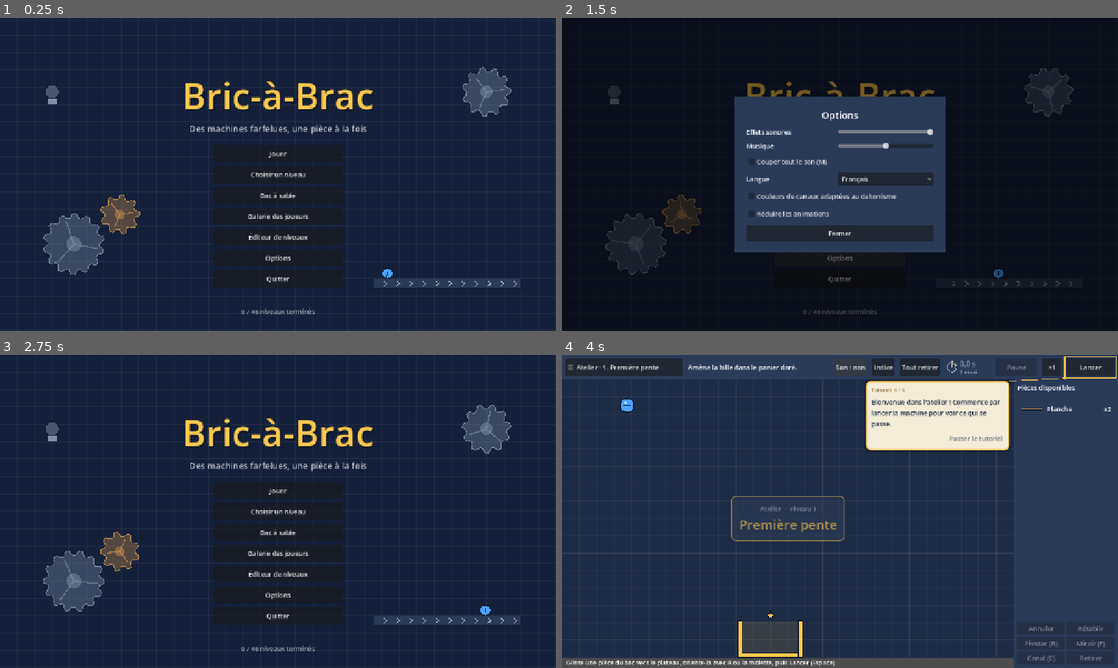
Above: before the commit, frames 1-4 (two rows, left to right).
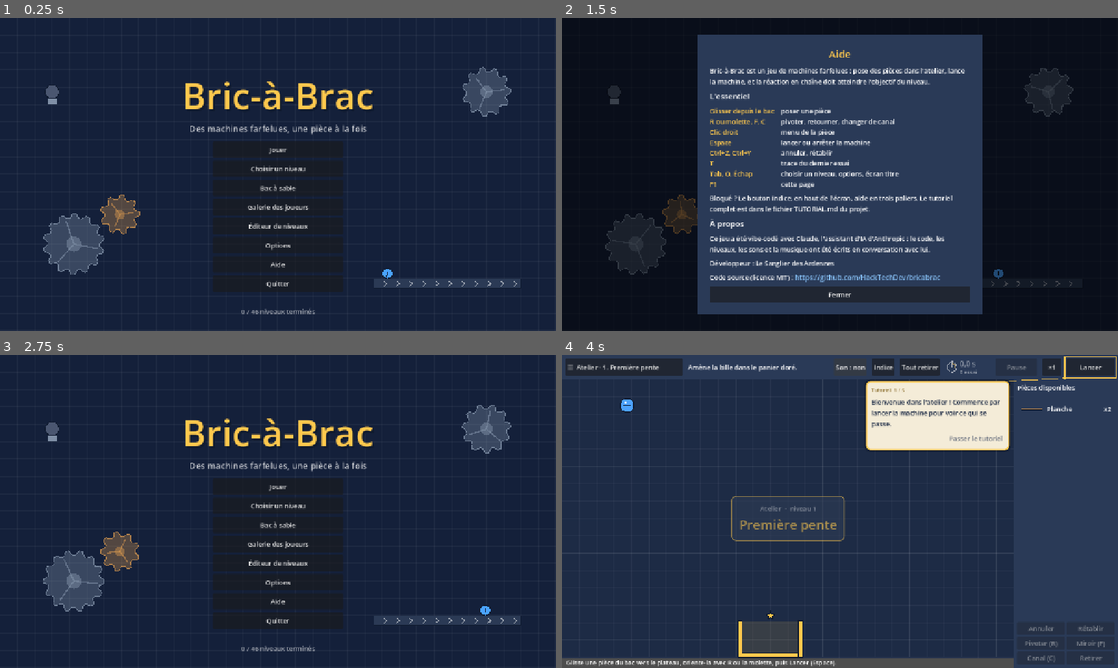
Above: after the commit, the same moments.

Repository: HackTechDev/bricabrac
Game: Godot game, scene res://scenes/main.tscn
Same seed, same stepped clock (60 frames per second), same inputs: the game is played once before the commit and once after it.
Inputs (mouse positions are in pixels of both pictures, inside the frame that each line leads up to):
- Up to frame 1 (0.25 s): no input
- Up to frame 2 (1.5 s): click "☰ Atelier · 1. Première pente" at 0.5 s; click (840, 265) at 1.25 s, where only the run after the commit has a clickable "Aide"
- Up to frame 3 (2.75 s): click "Fermer" at 2 s
- Up to frame 4 (4 s): click "Jouer" at 2.75 s; click "Son : oui" at 3.5 s

The runs differ from the first frame. In frame 1, 1.3% of the frame differs, in the area x 38-62%, y 39-88%; in frame 2, 30%, in the area x 24-76%, y 5-95%; in frame 3, 1.3%; in frame 4, nothing differs.

Commit message:
Page d'aide depuis l'écran titre
Nouveau bouton « Aide » (et F1 partout) : l'essentiel des commandes, puis un
« À propos » qui indique que le jeu a été vibe-codé avec Claude, nomme le
développeur et donne le lien GitHub du projet. Boutons de l'écran titre resserrés
pour faire place.

Co-Authored-By: Claude Opus 5.5 <noreply@anthropic.com>

Diff:
--- a/i18n/en.json
+++ b/i18n/en.json
@@ -631,5 +631,28 @@
  "Longueur : %d px (+ et − pour la changer).": "Length: %d px (+ and − to change it).",
  "Allonger (+)": "Lengthen (+)",
  "Raccourcir (−)": "Shorten (−)",
- "Le vent ou un ventilateur la souffle, sauf derrière un abri.": "The wind or a fan blows it out, unless it is sheltered."
+ "Le vent ou un ventilateur la souffle, sauf derrière un abri.": "The wind or a fan blows it out, unless it is sheltered.",
+ "Aide": "Help",
+ "Bric-à-Brac est un jeu de machines farfelues : pose des pièces dans l'atelier, lance la machine, et la réaction en chaîne doit atteindre l'objectif du niveau.": "Bric-à-Brac is a game of wacky machines: place parts in the workshop, run the machine, and the chain reaction must reach the level's goal.",
+ "L'essentiel": "The basics",
+ "Glisser depuis le bac": "Drag from the bin",
+ "poser une pièce": "place a part",
+ "R ou molette, F, C": "R or wheel, F, C",
+ "pivoter, retourner, changer de canal": "rotate, flip, change channel",
+ "Clic droit": "Right click",
+ "menu de la pièce": "part menu",
+ "lancer ou arrêter la machine": "run or stop the machine",
+ "Ctrl+Z, Ctrl+Y": "Ctrl+Z, Ctrl+Y",
+ "annuler, rétablir": "undo, redo",
+ "T": "T",
+ "trace du dernier essai": "trail of the last try",
+ "Tab, O, Échap": "Tab, O, Esc",
+ "choisir un niveau, options, écran titre": "choose a level, options, title screen",
+ "F1": "F1",
+ "cette page": "this page",
+ "Bloqué ? Le bouton Indice, en haut de l'écran, aide en trois paliers. Le tutoriel complet est dans le fichier TUTORIAL.md du projet.": "Stuck? The Hint button, at the top of the screen, helps in three steps. The full tutorial is in the project's TUTORIAL.md file.",
+ "À propos": "About",
+ "Ce jeu a été vibe-codé avec Claude, l'assistant d'IA d'Anthropic : le code, les niveaux, les sons et la musique ont été écrits en conversation avec lui.": "This game was vibe-coded with Claude, Anthropic's AI assistant: the code, levels, sounds and music were written in conversation with it.",
+ "Développeur : %s": "Developer: %s",
+ "Code source (licence MIT) :": "Source code (MIT license):"
 }
--- /dev/null
+++ b/scripts/help_panel.gd
@@ -0,0 +1,121 @@
+class_name HelpPanel
+extends Control
+## Page d'aide, ouverte par « Aide » sur l'écran titre ou F1 : l'essentiel des commandes, puis
+## l'origine du jeu, son développeur et le lien vers son code. Échap ou « Fermer » la referment.
+
+const REPO_URL := "https://github.com/HackTechDev/bricabrac"
+const DEVELOPER := "Le Sanglier des Ardennes"
+
+var link: LinkButton
+var _close: Button
+
+
+func _init() -> void:
+	position = Vector2.ZERO
+	size = Vector2(1280, 720)
+	mouse_filter = Control.MOUSE_FILTER_STOP
+	z_index = 70  # Au-dessus de l'écran titre.
+	var dim := ColorRect.new()
+	dim.color = Color(0, 0, 0, 0.55)
+	dim.size = size
+	dim.mouse_filter = Control.MOUSE_FILTER_IGNORE
+	add_child(dim)
+	var panel := PanelContainer.new()
+	panel.custom_minimum_size = Vector2(640, 0)
+	add_child(panel)
+	var margin := MarginContainer.new()
+	for side: String in ["left", "right", "top", "bottom"]:
+		margin.add_theme_constant_override("margin_" + side, 20)
+	panel.add_child(margin)
+	var box := VBoxContainer.new()
+	box.add_theme_constant_override("separation", 10)
+	margin.add_child(box)
+
+	var title := Label.new()
+	title.text = Lang.t("Aide")
+	title.add_theme_font_size_override("font_size", 24)
+	title.add_theme_color_override("font_color", Part.GOLD)
+	title.horizontal_alignment = HORIZONTAL_ALIGNMENT_CENTER
+	box.add_child(title)
+	_paragraph(box, Lang.t("Bric-à-Brac est un jeu de machines farfelues : pose des pièces dans l'atelier, lance la machine, et la réaction en chaîne doit atteindre l'objectif du niveau."))
+
+	_heading(box, Lang.t("L'essentiel"))
+	var grid := GridContainer.new()
+	grid.columns = 2
+	grid.add_theme_constant_override("h_separation", 16)
+	grid.add_theme_constant_override("v_separation", 2)
+	box.add_child(grid)
+	for row: Array in [
+		[Lang.t("Glisser depuis le bac"), Lang.t("poser une pièce")],
+		[Lang.t("R ou molette, F, C"), Lang.t("pivoter, retourner, changer de canal")],
+		[Lang.t("Clic droit"), Lang.t("menu de la pièce")],
+		[Lang.t("Espace"), Lang.t("lancer ou arrêter la machine")],
+		[Lang.t("Ctrl+Z, Ctrl+Y"), Lang.t("annuler, rétablir")],
+		[Lang.t("T"), Lang.t("trace du dernier essai")],
+		[Lang.t("Tab, O, Échap"), Lang.t("choisir un niveau, options, écran titre")],
+		[Lang.t("F1"), Lang.t("cette page")],
+	]:
+		var key := Label.new()
+		key.text = row[0]
+		key.add_theme_color_override("font_color", Part.GOLD)
+		grid.add_child(key)
+		var what := Label.new()
+		what.text = row[1]
+		grid.add_child(what)
+	_paragraph(box, Lang.t("Bloqué ? Le bouton Indice, en haut de l'écran, aide en trois paliers. Le tutoriel complet est dans le fichier TUTORIAL.md du projet."))
+
+	_heading(box, Lang.t("À propos"))
+	_paragraph(box, Lang.t("Ce jeu a été vibe-codé avec Claude, l'assistant d'IA d'Anthropic : le code, les niveaux, les sons et la musique ont été écrits en conversation avec lui."))
+	_paragraph(box, Lang.t("Développeur : %s") % DEVELOPER)
+	var row := HBoxContainer.new()
+	box.add_child(row)
+	var source := Label.new()
+	source.text = Lang.t("Code source (licence MIT) :")
+	row.add_child(source)
+	link = LinkButton.new()
+	link.text = REPO_URL
+	link.uri = REPO_URL
+	link.focus_mode = Control.FOCUS_NONE
+	link.add_theme_color_override("font_color", Color("8cc8ff"))
+	row.add_child(link)
+
+	_close = Button.new()
+	_close.text = Lang.t("Fermer")
+	_close.focus_mode = Control.FOCUS_NONE
+	_close.custom_minimum_size.y = 36
+	_close.pressed.connect(close)
+	box.add_child(_close)
+	panel.resized.connect(func() -> void: panel.position = (size - panel.size) / 2.0)
+	hide()
+
+
+func open() -> void:
+	show()
+
+
+func close() -> void:
+	hide()
+
+
+func _heading(box: VBoxContainer, text: String) -> void:
+	var label := Label.new()
+	label.text = text
+	label.add_theme_font_size_override("font_size", 18)
+	box.add_child(label)
+
+
+func _paragraph(box: VBoxContainer, text: String) -> void:
+	var label := Label.new()
+	label.text = text
+	label.autowrap_mode = TextServer.AUTOWRAP_WORD_SMART
+	label.custom_minimum_size.x = 600
+	box.add_child(label)
+
+
+## Tant qu'elle est ouverte, la page garde le clavier : Échap ou F1 la ferment.
+func _unhandled_key_input(event: InputEvent) -> void:
+	if not visible or not event is InputEventKey:
+		return
+	get_viewport().set_input_as_handled()
+	if event.pressed and event.keycode in [KEY_ESCAPE, KEY_F1]:
+		close()
--- a/scripts/main.gd
+++ b/scripts/main.gd
@@ -78,6 +78,7 @@
 var reduce_motion := false
 var music: Music
 var options: OptionsPanel
+var help_panel: HelpPanel
 var _mute_check: CheckBox
 
 var histories := {}
@@ -224,12 +225,15 @@
 	title_screen.editor.connect(func() -> void: _enter(editor_index()))
 	title_screen.gallery.connect(open_gallery)
 	title_screen.options.connect(open_options)
+	title_screen.help.connect(open_help)
 	title_screen.quit_requested.connect(ask_quit)
 	_build_quit_dialog()
 	title_screen.hide()
 	music = Music.new()
 	add_child(music)
 	_build_options()
+	help_panel = HelpPanel.new()
+	add_child(help_panel)
 	_apply_volumes()
 	editor.load_from(_editor_draft)
 	load_level(_first_unsolved())
@@ -523,7 +527,10 @@
 
 
 func _handle_key(event: InputEventKey) -> void:
-	if title_screen.is_open() or options.visible:
+	if event.keycode == KEY_F1 and not help_panel.visible:
+		open_help()
+		return
+	if title_screen.is_open() or options.visible or help_panel.visible:
 		return
 	if gallery_screen.visible:
 		if event.keycode == KEY_ESCAPE:
@@ -1944,6 +1951,12 @@
 		get_tree().reload_current_scene.call_deferred()
 
 
+func open_help() -> void:
+	_stop_drag()
+	_hide_tooltip()
+	help_panel.open()
+
+
 func open_options() -> void:
 	_stop_drag()
 	_hide_tooltip()
--- a/scripts/title_screen.gd
+++ b/scripts/title_screen.gd
@@ -10,6 +10,7 @@
 signal editor
 signal gallery
 signal options
+signal help
 ## Le joueur veut quitter : le jeu demande confirmation.
 signal quit_requested
 
@@ -32,9 +33,9 @@
 	mouse_filter = Control.MOUSE_FILTER_STOP
 	z_index = 60  # Au-dessus des marques d'objectif et de l'aperçu de corde du plateau.
 	_buttons = VBoxContainer.new()
-	_buttons.add_theme_constant_override("separation", 8)
+	_buttons.add_theme_constant_override("separation", 6)
 	_buttons.custom_minimum_size.x = 300
-	_buttons.position = Vector2(490, 292)
+	_buttons.position = Vector2(490, 284)
 	_buttons.size = Vector2(300, 0)
 	add_child(_buttons)
 	_play_button = _add_button(Lang.t("Jouer"), play)
@@ -43,11 +44,12 @@
 	_add_button(Lang.t("Galerie des joueurs"), gallery)
 	_add_button(Lang.t("Éditeur de niveaux"), editor)
 	_add_button(Lang.t("Options"), options, false)
+	_add_button(Lang.t("Aide"), help, false)
 	if not OS.has_feature("web"):
 		var quit := Button.new()
 		quit.text = Lang.t("Quitter")
 		quit.focus_mode = Control.FOCUS_NONE
-		quit.custom_minimum_size.y = 40
+		quit.custom_minimum_size.y = 38
 		quit.pressed.connect(func() -> void: quit_requested.emit())
 		_buttons.add_child(quit)
 	_progress = Label.new()
@@ -63,7 +65,7 @@
 	var button := Button.new()
 	button.text = text
 	button.focus_mode = Control.FOCUS_NONE
-	button.custom_minimum_size.y = 40
+	button.custom_minimum_size.y = 38
 	button.pressed.connect(func() -> void:
 		if closing:
 			close()
--- a/tests/test_ui.gd
+++ b/tests/test_ui.gd
@@ -102,6 +102,7 @@
 	await _test_marquee()
 	await _test_context_menu()
 	await _test_quit()
+	await _test_help()
 	await _test_options()
 	await _test_accessibility()
 
@@ -1189,6 +1190,30 @@
 
 
 ## Maj+clic, glisser d'un groupe, Ctrl+C / Ctrl+V avec la corde qui relie les deux caisses.
+## Aide : le bouton de l'écran titre ouvre la page, qui nomme Claude, le développeur et le dépôt ;
+## Échap la ferme ; F1 l'ouvre en jeu.
+func _test_help() -> void:
+	var help: HelpPanel = main.help_panel
+	main.open_title()
+	await process_frame
+	var button: Button = main.title_screen._buttons.get_children().filter(
+			func(b: Button) -> bool: return b.text == "Aide")[0]
+	await _click(button.get_global_rect().get_center(), MOUSE_BUTTON_LEFT)
+	_check("aide : ouverte depuis l'écran titre", help.visible and main.title_screen.visible)
+	var texts := " ".join(help.find_children("*", "Label", true, false).map(func(l: Label) -> String: return l.text))
+	_check("aide : vibe-codé par Claude", texts.contains("vibe-codé") and texts.contains("Claude"))
+	_check("aide : nom du développeur", texts.contains(HelpPanel.DEVELOPER))
+	_check("aide : lien GitHub", help.link.uri == "https://github.com/HackTechDev/bricabrac")
+	await _key(KEY_ESCAPE)
+	_check("aide : Échap la ferme, l'écran titre reste", not help.visible and main.title_screen.is_open())
+	await _click(main.title_screen.play_button().get_global_rect().get_center(), MOUSE_BUTTON_LEFT)
+	await _steps(30)
+	await _key(KEY_F1)
+	_check("aide : F1 l'ouvre en jeu", help.visible)
+	await _key(KEY_F1)
+	_check("aide : F1 la referme", not help.visible)
+
+
 ## Quitter : le bouton de l'écran titre, celui de l'écran de choix, Ctrl+Q et la croix de la
 ## fenêtre ouvrent tous une confirmation ; « Rester » ne quitte pas.
 func _test_quit() -> void:
Not shown, added: scripts/help_panel.gd.uid
Not shown, changed: FEATURES.md
Not shown, changed: TUTORIAL.md
